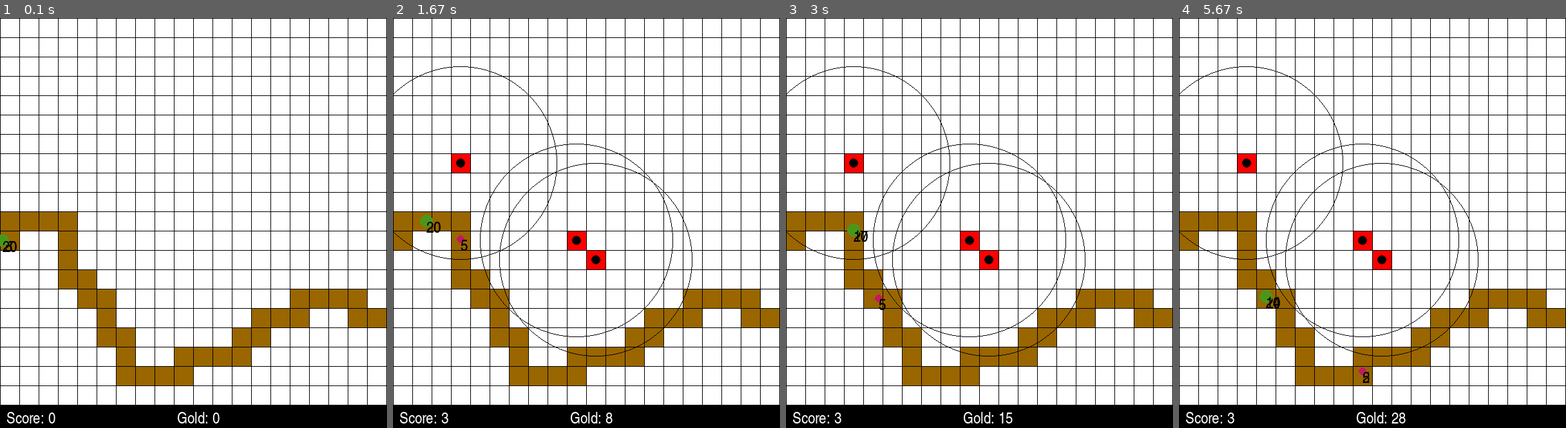
Above: before the commit, frames 1-4 (left to right).
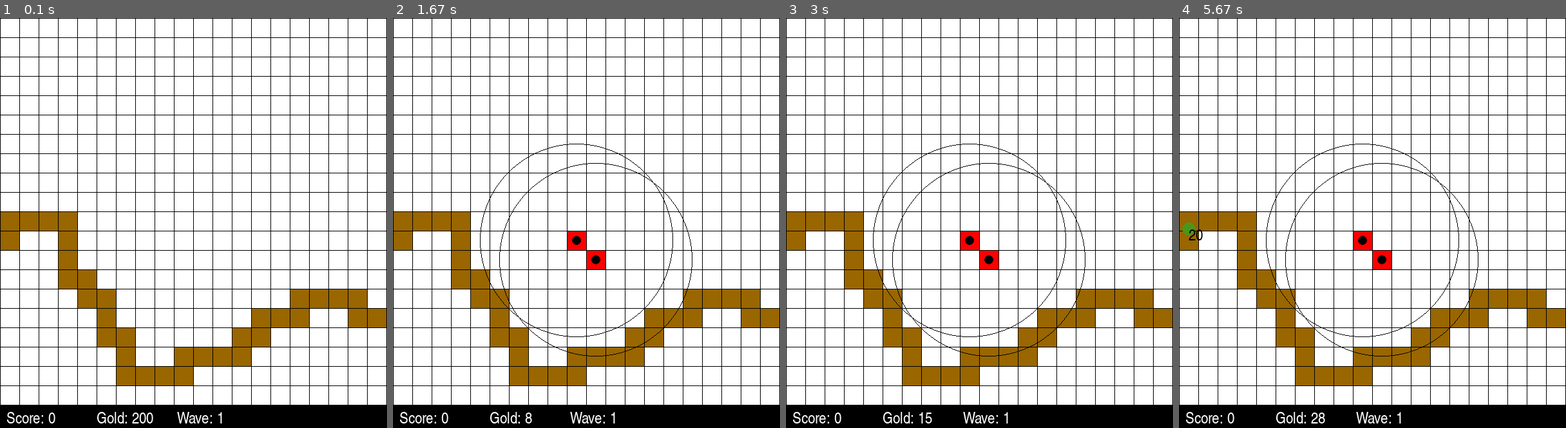
Above: after the commit, the same moments.

Repository: RMHendriks/TowerDefensePygame
Game: pygame game, started from towerdefense.py
Two runs of this game, one before a commit and one after it. Both use one fixed random seed, a clock stepped at 60 frames per second and the inputs below.
Inputs (mouse positions are in pixels of both pictures, inside the frame that each line leads up to):
- Up to frame 1 (0.1 s): no input
- Up to frame 2 (1.67 s): click (571, 247) at 0.38 s; click (590, 255) at 0.72 s; click (466, 165) at 1.05 s
- Up to frame 3 (3 s): no input
- Up to frame 4 (5.67 s): no input

The runs differ from the first frame. In frame 1, 0.5% of the frame differs, in the area x 0-58%, y 52-99%; in frame 2, 0.9%; in frame 3, 0.9%; in frame 4, 1.1%, in the area x 0-59%, y 11-99%.

Commit message:
Implemented wave system and working score and gold

Diff:
--- a/enemies/enemy.py
+++ b/enemies/enemy.py
@@ -12,14 +12,16 @@
 
         self.road = road
         self.position = Vector2(road[0].x - (cell_size / 2), road[0].y)
-        self.waypoint = 0
-        self.radius = cell_size // 3
+        self.waypoint: int = 0
+        self.radius: int = cell_size // 3
         self.color = GREEN
 
         # Enemy attributes
-        self.speed = 0
-        self.health = 0
-        self.projected_health = self.health
+        self.speed: float = 0
+        self.health: int = 0
+        self.projected_health: int = self.health
+        self.score_value = 0
+        self.gold_value = 0
 
         self.moving = True
         self.target = road[self.waypoint]
@@ -65,7 +67,15 @@
 
         return self.projected_health
 
-    def check_if_dead(self):
+    def get_score_value(self) -> int:
+
+        return self.score_value
+
+    def get_gold_value(self) -> int:
+
+        return self.gold_value
+
+    def check_if_dead(self) -> bool:
         """ Returns True if the target has been killed, False if not. """
 
         if self.health <= 0:
--- a/enemies/enemyfast.py
+++ b/enemies/enemyfast.py
@@ -16,3 +16,5 @@
         self.radius = cell_size // 5
         self.color = MAGNETA
         self.projected_health = self.health
+        self.score_value = 20
+        self.gold_value = 10
--- a/enemies/enemynormal.py
+++ b/enemies/enemynormal.py
@@ -17,3 +17,5 @@
         self.radius = cell_size // 3
         self.color = GREEN
         self.projected_health = self.health
+        self.score_value = 50
+        self.gold_value = 20
--- a/enemies/enemyslow.py
+++ b/enemies/enemyslow.py
@@ -13,7 +13,9 @@
         # Enemy attributes
         self.speed = 0.5
         self.health = 30
-        self.radius = cell_size // 2.5
+        self.radius = cell_size // 2
         self.color = RED
         self.projected_health = self.health
         self.value = 8
+        self.score_value = 100
+        self.gold_value = 30
--- a/enemy_wave.py
+++ b/enemy_wave.py
@@ -1,4 +1,6 @@
+import pygame
 import random
+from typing import Optional
 from pygame.math import Vector2
 from enemies.enemy import Enemy
 from enemies.enemynormal import EnemyNormal
@@ -6,40 +8,71 @@
 from enemies.enemyslow import EnemySlow
 
 
-
 class EnemyWave():
     """ Class that generates a group of enemies. """
 
-    def __init__(self, road_list: list[Vector2], cell_size: int) -> None:
-
-        self.wave_value = 0
-        self.enemy_dict: dict[int, Enemy] = {5: EnemyNormal, 2: EnemyFast, 8: EnemySlow}
-        self.enemy_wave_list: list[Enemy] = []
+    def __init__(self, road_list: list[Vector2], wave_level: int, cell_size: int, start_wave_value=10) -> None:
 
         self.cell_size = cell_size
         self.road_list = road_list
 
+        # initialises wave arguments
+        self.start_wave_value = start_wave_value
+        self.wave_level = wave_level
+        self.wave_value = self.calculate_wave_value()
+        self.enemy_dict: dict[int ,dict[int, Enemy]] = {1: {5: EnemyNormal},
+                                                        2: {5: EnemyNormal, 2: EnemyFast},
+                                                        3: {5: EnemyNormal, 2: EnemyFast, 8: EnemySlow}}
         self.enemy_list: list[Enemy] = self.initialize_wave()
+
+        # cooldown timers
+        self.cooldown_timer = pygame.time.get_ticks()
+        self.spawn_cooldown = 5000
 
     def initialize_wave(self) -> list[Enemy]:
         """ Initialize a wave of enemies of a random size. """
 
-        enemy_dict: dict[int, Enemy] = {5: EnemyNormal, 2: EnemyFast, 8: EnemySlow}
-        enemy_wave_list: list[Enemy] = []
+        wave_enemy_dict = self.enemy_dict[self.wave_level if self.wave_level < 3 else 3]
         wave_value = 20
-        lowest_value = min(enemy_dict.keys())
+        lowest_value = min(wave_enemy_dict.keys())
+        enemy_list: list[Enemy] = []
 
         while wave_value >= lowest_value:
 
-            index = random.choice(list(enemy_dict))
-            print(index)
+            index = random.choice(list(wave_enemy_dict))
             if wave_value >= lowest_value:
                 wave_value -= index
-                enemy_wave_list.append(enemy_dict[index](self.road_list, self.cell_size))
+                enemy_list.append(wave_enemy_dict[index](self.road_list, self.cell_size))
 
-        return enemy_wave_list
+        return enemy_list
 
-    def get_enemy_wave(self) -> list[Enemy]:
-        """ Return a list of enemies. """
+    # Implement a better scaling calculation
+    def calculate_wave_value(self) -> int:
+        """ Calculate wave value. """
 
-        return self.enemy_list
+        return self.wave_level ** 2 + self.start_wave_value
+
+    def get_next_enemy(self) -> Optional[Enemy]:
+        """ Return a random enemy in the enemy wave,
+        if the spawner is not on cooldown. """
+
+        if self.enemy_list:
+            return self.enemy_list.pop(random.randrange(len(self.enemy_list)))
+
+        return None
+
+    def is_off_cooldown(self):
+        """ Check if the enemy spawner is off cooldown. """
+
+        if pygame.time.get_ticks() - self.cooldown_timer > self.spawn_cooldown:
+
+            self.cooldown_timer = pygame.time.get_ticks()
+            self.spawn_cooldown = random.randrange(2000, 5000) // self.wave_level
+            return True
+
+        return False
+
+    def __str__(self):
+        """ Return the wave number. """
+
+        return f"Wave: {self.wave_level}"
--- a/level.py
+++ b/level.py
@@ -14,7 +14,7 @@
 class Level():
     """ Class that initalizes and holds all level data. """
 
-    def __init__(self, screen_width: int, screen_height: int, cell_size: int, speed: float) -> None:
+    def __init__(self, screen_width: int, screen_height: int, cell_size: int, speed: float, total_waves: int) -> None:
 
         self.game_running = True
         self.screen_width = screen_width
@@ -34,9 +34,9 @@
         self.road_list: List[Vector2] = self.draw_path()
 
         # initialise enemies
-        # TODO work out the wave system
-        self.wave_list: List[EnemyWave] = [EnemyWave(self.road_list, self.cell_size)]
-        self.enemy_list = self.wave_list[0].get_enemy_wave()
+        # TODO improve the wave system
+        self.wave_list: List[EnemyWave] = self.generate_waves(total_waves)
+        self.enemy_list: List[Enemy] = []
 
         # initialise list for towers
         self.tower_list: List[Tower] = []
@@ -44,7 +44,7 @@
         # initialize list for projectiles
         self.projectile_list: List[Projectile] = []
 
-    def run(self, window: pygame.display) -> None:
+    def run(self, window) -> None:
         """ Method that runs the game loop of the level.
         Needs the game window as argument. """
 
@@ -62,12 +62,13 @@
                     self.game_running = False
 
                 if event.type == pygame.MOUSEBUTTONDOWN and event.button == 1:
-                    if self.buy_tower():
-                        self.player.increment_score(1)
-
-            self.player.increment_coins(0.1 * game_speed)
+                    self.buy_tower()
+
+            self.player.increment_gold(0.1 * game_speed)
 
             # update positions, spawn objects and draw objects
+            self.spawn_enemies()
+
             for list in self.grid:
                 for cell in list:
                     cell.draw(window)
@@ -78,6 +79,8 @@
 
             for enemy in self.enemy_list:
                 if enemy.check_if_dead():
+                    self.player.increment_score(enemy.get_score_value())
+                    self.player.increment_gold(enemy.get_gold_value())
                     self.enemy_list.pop(self.enemy_list.index(enemy))
                     continue
                 enemy.move(game_speed)
@@ -90,17 +93,11 @@
 
                 projectile.draw(window)
 
-            score_text = self.font.render("Score: " + str(self.player.get_score()),
-                                    True, pygame.Color("white"))
-            window.blit(score_text, [10, self.screen_height + 10])
-
-            score_text = self.font.render("Gold: " + str(round(self.player.get_coins())),
-                                    True, pygame.Color("white"))
-            window.blit(score_text, [self.screen_width / 2 - 25, self.screen_height + 10])
-
             for tower in self.tower_list:
                 pygame.draw.circle(window, pygame.Color("black"), tower.get_center_coord(),
                                 tower.range, 1)
+
+            self.render_hud(window)
 
             # update screen
             pygame.display.update()
@@ -115,9 +112,11 @@
         cell = self.grid[x][y]
 
         if cell.clicked(mouse_position) and not isinstance(cell, Road):
-            self.grid[x][y] = Tower(cell.x, cell.y, self.cell_size, self.enemy_list)
-            self.tower_list.append(self.grid[x][y])
-            return True
+            tower = Tower(cell.x, cell.y, self.cell_size, self.enemy_list)
+            if self.player.can_pay_gold(tower.get_tower_cost()):
+                self.grid[x][y] = tower
+                self.tower_list.append(self.grid[x][y])
+                return True
 
         return False
 
@@ -177,3 +176,43 @@
                     road_list.append(self.grid[x][y].get_center_coord())
 
         return road_list
+
+    def generate_waves(self, total_waves: int) -> list[EnemyWave]:
+        """ Method that initializes the waves for the level. """
+
+        wave_list: list[EnemyWave] = []
+
+        for wave_number in range(1, total_waves + 1):
+            wave_list.append(EnemyWave(self.road_list, wave_number, self.cell_size))
+
+        return wave_list
+
+    def spawn_enemies(self) -> None:
+        """ Spawns the next enemy of the wave if off cooldown.
+        If the wave is empty, set the next wave. """
+
+        # Only proceeds if the wave list is not empty
+        if self.wave_list:
+            if self.wave_list[0].is_off_cooldown():
+                enemy = self.wave_list[0].get_next_enemy()
+                if enemy is not None:
+                    self.enemy_list.append(enemy)
+                else:
+                    del self.wave_list[0]
+
+    def render_hud(self, window) -> None:
+        """ Render the hud at the bottom of the screen. """
+
+        score_text = self.font.render("Score: " + str(self.player.get_score()),
+                                      True, pygame.Color("white"))
+        window.blit(score_text, [10, self.screen_height + 10])
+
+        wave_str = self.wave_list[0] if self.wave_list else "Done!"
+
+        wave_text = self.font.render((str(wave_str)),
+                                     True, pygame.Color("white"))
+        window.blit(wave_text, [self.screen_width / 2 - 25, self.screen_height + 10])
+
+        gold_text = self.font.render("Gold: " + str(round(self.player.get_gold())),
+                                     True, pygame.Color("white"))
+        window.blit(gold_text, [self.screen_width / 4, self.screen_height + 10])
--- a/player.py
+++ b/player.py
@@ -4,7 +4,7 @@
     def __init__(self) -> None:
 
         self.score = 0
-        self.coins = 0
+        self.gold = 200
         self.lives = 3
 
     def increment_score(self, increment) -> None:
@@ -15,10 +15,23 @@
 
         return self.score
 
-    def increment_coins(self, increment) -> None:
+    def increment_gold(self, increment: int) -> None:
+        """ Increases the amount of gold by the passed int argument. """
 
-        self.coins += increment
+        self.gold += increment
 
-    def get_coins(self) -> int:
+    def can_pay_gold(self, cost) -> bool:
+        """ Check if the player can buy the item.
+        If True subtract the cost and return True.
+        If False return False"""
 
-        return self.coins
+        if self.gold - cost >= 0:
+            self.gold -= cost
+            return True
+
+        return False
+
+    def get_gold(self) -> int:
+        """ Get the amount of gold the player currently has. """
+
+        return self.gold
--- a/test.py
+++ b/test.py
@@ -1,2 +1,3 @@
-for x_cell, x_count in enumerate(range(1, 601, 150)):
-    print(f"x_cell: {x_cell}, x_list_count: {x_count}")
+import random
+
+print(random.randrange(2000, 5000))
--- a/towerdefense.py
+++ b/towerdefense.py
@@ -16,6 +16,7 @@
 SCREEN_HEIGHT = 601
 STAT_MENU_SIZE = 50
 SPEED = 0.05
+TOTAL_WAVES = 10
 
 WHITE = (255, 255, 255)
 BLACK = (0, 0, 0)
@@ -24,7 +25,7 @@
     pygame.init()
     window = pygame.display.set_mode((SCREEN_WIDTH,
                                       SCREEN_HEIGHT + STAT_MENU_SIZE))
-    level = Level(SCREEN_WIDTH, SCREEN_HEIGHT, CELL_SIZE, SPEED)
+    level = Level(SCREEN_WIDTH, SCREEN_HEIGHT, CELL_SIZE, SPEED, TOTAL_WAVES)
     level.run(window)
 
 def legacy_main() -> None:
--- a/towers/tower.py
+++ b/towers/tower.py
@@ -17,6 +17,7 @@
 
         self.color = RED
         self.range = size * 5
+        self.tower_cost = 100
         self.shooting_cooldown = 1000
         self.cooldown_timer = pygame.time.get_ticks()
 
@@ -29,6 +30,11 @@
 
         pygame.draw.circle(window, BLACK, self.get_center_coord(),
                            self.width / 4)
+
+    def get_tower_cost(self) -> int:
+        """ Return the cost of the tower. """
+
+        return self.tower_cost
 
     def shoot_cooldown(self) -> bool:
         """ Checks if the tower is on cooldown and returns True or False. """
